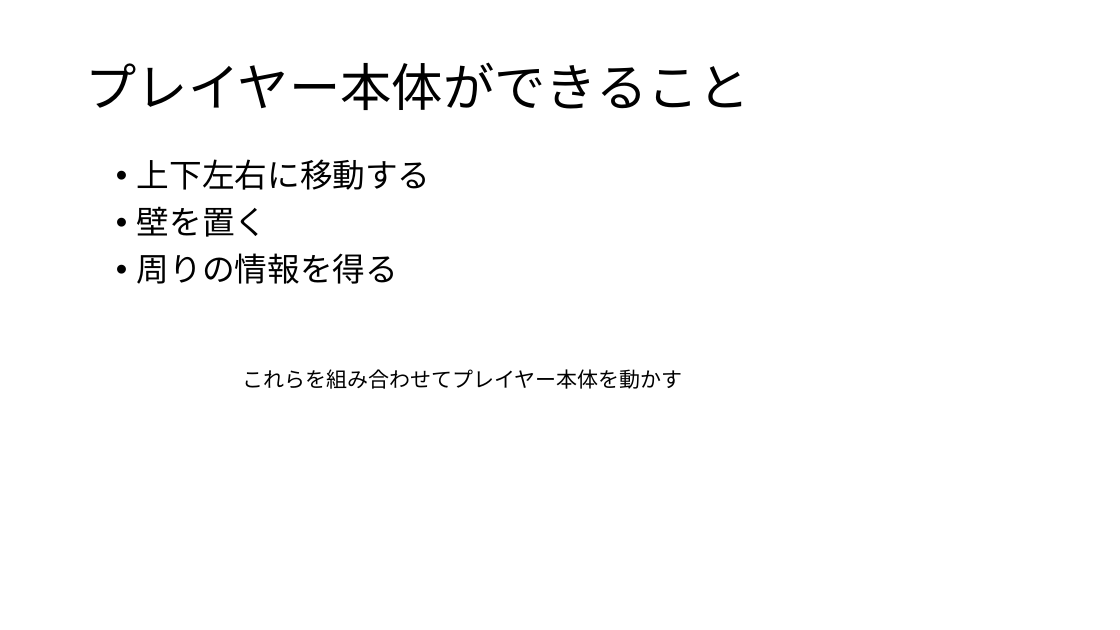
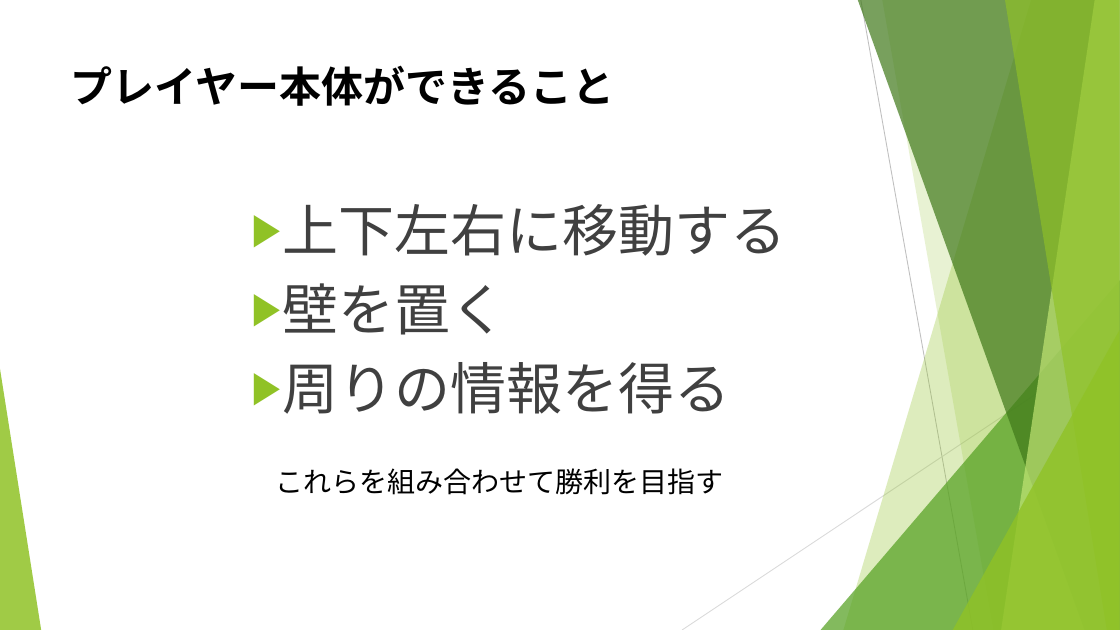
Before and after one commit to noko1024/ChaserDoc, a slide deck: slide 7 of New_U-16.pptx (slide 16 before the commit). Drawn at 1120x630 pixels with LibreOffice and Linux fonts; fonts in the diff are those of the drawing. Boxes give left, top, right and bottom in pixels: in the first picture for what was removed or moved away, otherwise in the second. Text is boxed around its words. In the diff, an @@ line names an element or a change of style, - is before the commit and + after.

```diff
--- a/New_U-16.pptx
+++ b/New_U-16.pptx
@@ title "プレイヤー本体ができること": place and size @@
-title "プレイヤー本体ができること" at bbox=[85, 62, 750, 110]
+title "プレイヤー本体ができること" at bbox=[71, 65, 615, 106]
@@ title "プレイヤー本体ができること" at bbox=[71, 65, 615, 106]: size 44 to 36 pt, font Noto Sans CJK JP to Cabin, bold on; line spacing 0.9 to 1; vertical alignment middle to top @@
@@ text "上下左右に移動する": place and size @@
-text "上下左右に移動する" at bbox=[137, 159, 431, 284]
+text "上下左右に移動する" at bbox=[283, 204, 787, 414]
@@ text "上下左右に移動する" at bbox=[283, 204, 787, 414]: size 28 to 48 pt, font Noto Sans CJK JP to Cabin, text colour #000000 to #404040; bullet • to ▶; line spacing 0.9 to 1 @@
@@ group added at bbox=[0, 0, 1120, 630]: 5 freeform shapes, 3 triangles, 2 lines @@
@@ text at bbox=[276, 468, 724, 495]: text changed; size 18 to 24 pt; font Noto Sans CJK JP to Cabin @@
-これらを組み合わせてプレイヤー本体を動かす
+これらを組み合わせて勝利を目指す
```
Also in this commit, not shown: 15 other slides changed, 6 slides added.
